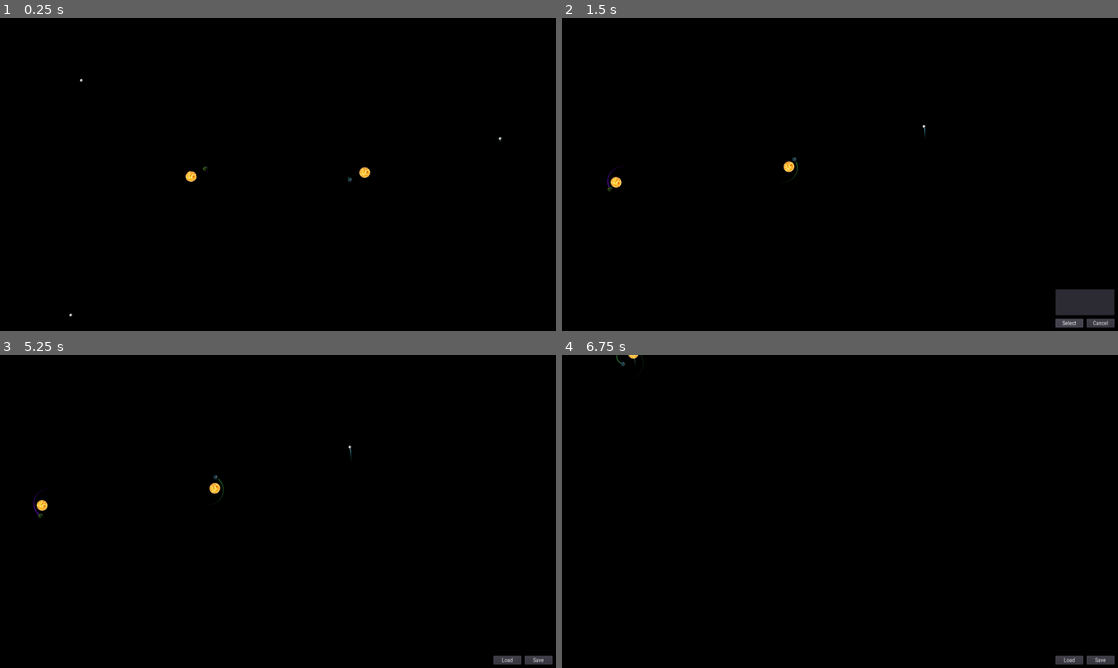
Above: before the commit, frames 1-4 (two rows, left to right).
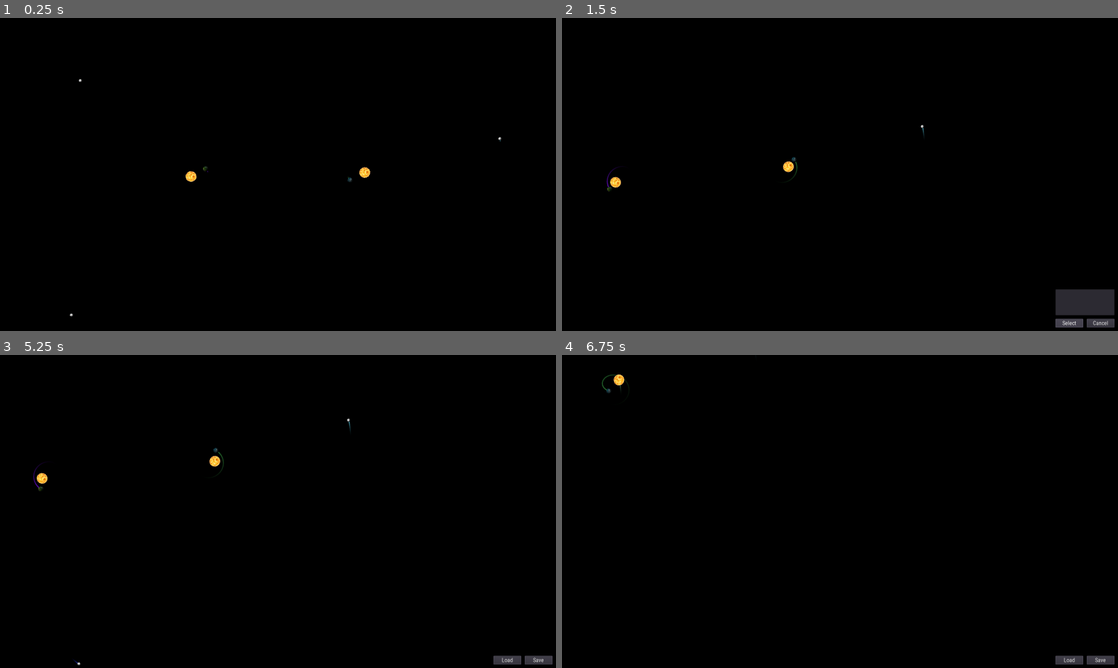
Above: after the commit, the same moments.

Repository: DimalexX/Orbits
Game: Godot game, scene res://Planets.tscn
The game is run twice, just before and just after one commit, with the same random seed, the same clock (stepped at 60 frames per second) and the same inputs.
Inputs (mouse positions are in pixels of both pictures, inside the frame that each line leads up to):
- Up to frame 1 (0.25 s): no input
- Up to frame 2 (1.5 s): tap Enter at 0.5 s; move the mouse to (962, 158) at 0.52 s; hold Right (ui_right) 0.53-1.25 s; tap Space (ui_select) at 0.6, 0.77, 1.07 s; click (962, 158) at 0.67 s; click "Load" at 1.25 s
- Up to frame 3 (5.25 s): click "Cancel" at 2 s; click "Save" at 2.75 s; click (522, 646) at 3.52 s; type "12" at 3.6 s; click "Save" at 4.25 s; tap Space (ui_select) at 5, 5.1 s; move the mouse to (166, 527) at 5.02 s; hold Down (ui_down) from 5.03 s (still down); click (166, 527) at 5.17 s
- Up to frame 4 (6.75 s): tap Space (ui_select) at 5.27, 5.57, 5.85, 6.6 s; move the mouse to (895, 442) at 5.77 s; release Down (ui_down) at 5.78 s; hold Right (ui_right) 5.78-6.53 s; click (895, 442) at 5.92 s; move the mouse to (812, 574) at 6.52 s; hold Up (ui_up) from 6.53 s (still down); click (812, 574) at 6.67 s

The runs differ from the first frame. In frame 1, less than 0.1% of the frame differs, in the area x 12-91%, y 19-96%; in frame 2, 0.1%; in frame 3, 0.4%, in the area x 6-64%, y 20-100%; in frame 4, 0.1%.

Commit message:
Добавление, удаление планет

Diff:
--- a/Buttons.tscn
+++ b/Buttons.tscn
@@ -17,7 +17,7 @@
 [node name="Load" type="Button" parent="."]
 margin_right = 80.0
 margin_bottom = 25.0
-rect_min_size = Vector2( 80, 24 )
+rect_min_size = Vector2( 80, 25 )
 focus_mode = 1
 enabled_focus_mode = 1
 text = "Load"
@@ -26,7 +26,7 @@
 margin_left = 90.0
 margin_right = 170.0
 margin_bottom = 25.0
-rect_min_size = Vector2( 80, 24 )
+rect_min_size = Vector2( 80, 25 )
 focus_mode = 1
 enabled_focus_mode = 1
 text = "Save"
--- /dev/null
+++ b/EditPlanetMenu.tscn
@@ -0,0 +1,37 @@
+[gd_scene format=2]
+
+[node name="EditPlanetMenu" type="Control"]
+
+[node name="VBoxContainer" type="VBoxContainer" parent="."]
+margin_left = 10.0
+margin_top = 10.0
+margin_right = -10.0
+margin_bottom = -10.0
+alignment = 1
+
+[node name="BNew" type="Button" parent="VBoxContainer"]
+margin_right = 80.0
+margin_bottom = 25.0
+rect_min_size = Vector2( 80, 25 )
+text = "New"
+
+[node name="BEdit" type="Button" parent="VBoxContainer"]
+margin_top = 29.0
+margin_right = 80.0
+margin_bottom = 54.0
+rect_min_size = Vector2( 80, 25 )
+text = "Edit"
+
+[node name="BDelete" type="Button" parent="VBoxContainer"]
+margin_top = 58.0
+margin_right = 80.0
+margin_bottom = 83.0
+rect_min_size = Vector2( 80, 25 )
+text = "Delete"
+
+[node name="BCancel" type="Button" parent="VBoxContainer"]
+margin_top = 87.0
+margin_right = 80.0
+margin_bottom = 112.0
+rect_min_size = Vector2( 80, 25 )
+text = "Cancel"
--- a/Planets.gd
+++ b/Planets.gd
@@ -5,7 +5,7 @@
 const RND_GEN_ASTEROIDS_SOL_DIST = 400
 const RND_GEN_ASTEROIDS_MIN_SPEED = 30
 const RND_GEN_ASTEROIDS_MAX_SPEED = 50
-const RND_GEN_ASTEROIDS_ANGLE = 1
+const RND_GEN_ASTEROIDS_ANGLE = .5
 const RND_GEN_ASTEROIDS_MIN_MASS = .01
 const RND_GEN_ASTEROIDS_MAX_MASS = 1
 const CAM_ZOOM_SPEED = 0.1
@@ -26,6 +26,11 @@
 
 onready var file_name_edit: Control = $UI/VBoxContainer/HBoxContainer/FileNameEdit
 onready var file_name_line_edit: LineEdit = $UI/VBoxContainer/HBoxContainer/FileNameEdit/VBoxContainer/LineEdit
+
+onready var edit_planet_menu: Control = $UI/EditPlanetMenu
+onready var b_new: Button = $UI/EditPlanetMenu/VBoxContainer/BNew
+onready var b_edit: Button = $UI/EditPlanetMenu/VBoxContainer/BEdit
+onready var b_delete: Button = $UI/EditPlanetMenu/VBoxContainer/BDelete
 
 onready var buttons: HBoxContainer = $UI/VBoxContainer/HBoxContainer/Buttons
 
@@ -39,39 +44,46 @@
 var planets = []
 var selected_planet = null
 var cam_move: Vector2 = Vector2.ZERO
-var rm_pressed = false
+var lm_pressed = false
 var paused = false
 var info_timer: float = 0
 var dialog_on_screen: bool = false
+var edit_dialog_on_screen: bool = false
 
 
 func _ready():
 	randomize()
+	planets = get_tree().get_nodes_in_group("Planet")
 	generate_asteroids(5)
-	planets = get_tree().get_nodes_in_group("Planet")
-	sort_planets()
 	sol_camera.global_position = calc_mass_center()
 	sol_camera.smoothing_enabled = true
 	OS.min_window_size = Vector2(500, 400)
 
 
 func generate_asteroids(num: int):
-	var p
-	var v: Vector2
+	var coord: Vector2
+	var vel: Vector2
 	for _i in num:
-		p = PLANET.instance()
-		v = Vector2(rand_range(-RND_GEN_ASTEROIDS_X, RND_GEN_ASTEROIDS_X),
+		coord = Vector2(rand_range(-RND_GEN_ASTEROIDS_X, RND_GEN_ASTEROIDS_X),
 					rand_range(-RND_GEN_ASTEROIDS_Y, RND_GEN_ASTEROIDS_Y))
-		while v.distance_to(Vector2.ZERO) < RND_GEN_ASTEROIDS_SOL_DIST:
-			v = Vector2(rand_range(-RND_GEN_ASTEROIDS_X, RND_GEN_ASTEROIDS_X),
+		while coord.distance_to(Vector2.ZERO) < RND_GEN_ASTEROIDS_SOL_DIST:
+			coord = Vector2(rand_range(-RND_GEN_ASTEROIDS_X, RND_GEN_ASTEROIDS_X),
 						rand_range(-RND_GEN_ASTEROIDS_Y, RND_GEN_ASTEROIDS_Y))
-		p.transform.origin = v
-		v = Vector2(rand_range(RND_GEN_ASTEROIDS_MIN_SPEED, RND_GEN_ASTEROIDS_MAX_SPEED), 0).rotated(
-			v.angle_to_point(Vector2.ZERO) - rand_range(PI/2 - RND_GEN_ASTEROIDS_ANGLE, PI/2 + RND_GEN_ASTEROIDS_ANGLE))
-		p.linear_velocity = v
-		p.mass = rand_range(RND_GEN_ASTEROIDS_MIN_MASS, RND_GEN_ASTEROIDS_MAX_MASS)
-		p.get_node("Sprite").scale *= .3
-		planets_parent.add_child(p)
+		vel = Vector2(rand_range(RND_GEN_ASTEROIDS_MIN_SPEED, RND_GEN_ASTEROIDS_MAX_SPEED), 0).rotated(
+			coord.angle_to_point(Vector2.ZERO) - rand_range(PI/2 - RND_GEN_ASTEROIDS_ANGLE, PI/2 + RND_GEN_ASTEROIDS_ANGLE))
+		add_planet(coord, vel, rand_range(RND_GEN_ASTEROIDS_MIN_MASS, RND_GEN_ASTEROIDS_MAX_MASS))
+
+
+func add_planet(coord: Vector2, lin_vel: Vector2 = Vector2.ZERO, m: float = 1):
+	var p = PLANET.instance()
+	p.transform.origin = coord
+	p.linear_velocity = lin_vel
+	p.mass = m
+	p.get_node("Sprite").scale *= .3
+	planets_parent.add_child(p)
+	planets.append(p)
+	sort_planets()
+	return p
 
 
 func _process(delta):
@@ -79,19 +91,20 @@
 	if info_timer >= INFO_TIMER:
 		info_timer -= INFO_TIMER
 		update_info(false)
-	cam_move = Vector2.ZERO
-	if Input.is_action_pressed("ui_left"):
-		cam_move.x -= CAM_MOVE_SPEED * delta
-	if Input.is_action_pressed("ui_right"):
-		cam_move.x += CAM_MOVE_SPEED * delta
-	if Input.is_action_pressed("ui_up"):
-		cam_move.y -= CAM_MOVE_SPEED * delta
-	if Input.is_action_pressed("ui_down"):
-		cam_move.y += CAM_MOVE_SPEED * delta
-
-	if cam_move.length() > 0:
-		change_cam_parent(self)
-		sol_camera.global_position += cam_move
+	if not edit_dialog_on_screen:
+		cam_move = Vector2.ZERO
+		if Input.is_action_pressed("ui_left"):
+			cam_move.x -= CAM_MOVE_SPEED * delta
+		if Input.is_action_pressed("ui_right"):
+			cam_move.x += CAM_MOVE_SPEED * delta
+		if Input.is_action_pressed("ui_up"):
+			cam_move.y -= CAM_MOVE_SPEED * delta
+		if Input.is_action_pressed("ui_down"):
+			cam_move.y += CAM_MOVE_SPEED * delta
+
+		if cam_move.length() > 0:
+			change_cam_parent(self)
+			sol_camera.global_position += cam_move
 
 
 func update_info(all_info: bool):
@@ -123,19 +136,20 @@
 
 func sort_planets():
 	planets.sort_custom(self, "sort_by_mass")
+#	print(planets)
 	for p in planets:
 		p.set_other_planets(planets)
 
 
 func delete_planet(planet):
-	if planet == planets[0]: return
+#	if planet == planets[0]: return
 	planets.erase(planet)
-	sort_planets()
 	if sol_camera.get_parent() == planet:
 		change_cam_parent(self)
 		sol_camera.global_position = calc_mass_center()
 	planet.l2d.queue_free()
 	planet.queue_free()
+	sort_planets()
 
 
 func change_cam_parent(new_parent):
@@ -163,7 +177,7 @@
 
 func _unhandled_input(event: InputEvent) -> void:
 	# scale change wheel control
-	if event is InputEventMouseButton:
+	if event is InputEventMouseButton and not edit_dialog_on_screen:
 		match event.button_index:
 			BUTTON_WHEEL_DOWN:
 				if !event.pressed:
@@ -175,20 +189,24 @@
 				var new_zoom = max(sol_camera.zoom.x - CAM_ZOOM_SPEED, 0.5)
 				sol_camera.zoom = Vector2.ONE * new_zoom
 			BUTTON_LEFT:
-				if !event.pressed:
-					change_cam_parent(get_planet_XY(get_global_mouse_position()))
-			BUTTON_RIGHT:
 				if event.pressed:
-					rm_pressed = true
+					lm_pressed = true
 					sol_camera.smoothing_enabled = false
 				else:
-					rm_pressed = false
+					change_cam_parent(get_planet_XY(get_global_mouse_position()))
+					lm_pressed = false
 					sol_camera.smoothing_enabled = true
-	elif event is InputEventMouseMotion and rm_pressed:
+			BUTTON_RIGHT:
+				if event.pressed and paused:
+					click_position = get_global_mouse_position()
+					var pl = get_planet_XY(click_position)
+					if pl: change_cam_parent(pl)
+					show_edit_planet_menu(pl, get_viewport().get_mouse_position())
+	elif event is InputEventMouseMotion and lm_pressed:
 		change_cam_parent(self)
 		sol_camera.global_position -= event.relative * sol_camera.zoom.x
-	elif event is InputEventKey:
-		if event.is_action_released("ui_select") and not dialog_on_screen:
+	elif event is InputEventKey and not dialog_on_screen and not edit_dialog_on_screen:
+		if event.is_action_released("ui_select"):
 			change_pause()
 		elif event.is_action_released("ui_home"):
 			change_cam_parent(self)
@@ -211,6 +229,53 @@
 	print("_on_Save_pressed")
 	file_name_line_edit.text = ""
 	show_hide_file_name_edit(true)
+
+
+func show_edit_planet_menu(pl, coord):
+	if pl == null:
+		b_new.show()
+		b_edit.hide()
+		b_delete.hide()
+		edit_planet_menu.rect_position = coord + Vector2(10, 0)
+		edit_planet_menu.show()
+		edit_dialog_on_screen = true
+	else:
+		b_new.hide()
+		b_edit.show()
+		b_delete.show()
+		edit_planet_menu.rect_position = get_viewport_rect().size / 2 + Vector2(10, 0)
+		edit_planet_menu.show()
+		edit_dialog_on_screen = true
+
+
+func hide_edit_planet_menu():
+	edit_planet_menu.hide()
+	edit_dialog_on_screen = false
+
+
+func _on_BCancel_pressed() -> void:
+	hide_edit_planet_menu()
+
+
+func _on_BDelete_pressed() -> void:
+	delete_planet(selected_planet)
+	hide_edit_planet_menu()
+
+var click_position: Vector2 = Vector2.ZERO
+func _on_BNew_pressed() -> void:
+#	print(edit_planet_menu.get_canvas_transform())
+#	print(edit_planet_menu.get_global_rect())
+#	print(edit_planet_menu.get_global_transform())
+#	print(edit_planet_menu.get_global_transform_with_canvas())
+#	print(edit_planet_menu.get_rect())
+#	print(edit_planet_menu.get_transform())
+#	print(edit_planet_menu.get_viewport_transform())
+#	print(edit_planet_menu.rect_global_position)
+#	print(sol_camera.global_position)
+#	change_cam_parent(add_planet($UI.transform * edit_planet_menu.rect_global_position))
+	change_cam_parent(add_planet(click_position))
+	hide_edit_planet_menu()
+#	show_edit_dialog()
 
 
 func show_hide_file_list(_show):
--- a/Planets.tscn
+++ b/Planets.tscn
@@ -9,6 +9,7 @@
 [ext_resource path="res://IMG/P03.png" type="Texture" id=7]
 [ext_resource path="res://FileLIst.tscn" type="PackedScene" id=8]
 [ext_resource path="res://FileNameEdit.tscn" type="PackedScene" id=9]
+[ext_resource path="res://EditPlanetMenu.tscn" type="PackedScene" id=10]
 
 [node name="Orbits" type="Node2D"]
 pause_mode = 2
@@ -83,6 +84,13 @@
 margin_right = 1580.0
 margin_bottom = 32.0
 
+[node name="EditPlanetMenu" parent="UI" instance=ExtResource( 10 )]
+visible = false
+margin_left = 800.0
+margin_top = 400.0
+margin_right = 800.0
+margin_bottom = 400.0
+
 [node name="Planets" type="Node" parent="."]
 
 [node name="Sol" parent="Planets" instance=ExtResource( 2 )]
@@ -134,12 +142,16 @@
 [connection signal="pressed" from="UI/VBoxContainer/HBoxContainer/FileNameEdit/VBoxContainer/Buttons/Save" to="." method="_on_Save_Cancel_pressed"]
 [connection signal="pressed" from="UI/VBoxContainer/HBoxContainer/Buttons/Load" to="." method="_on_Load_pressed"]
 [connection signal="pressed" from="UI/VBoxContainer/HBoxContainer/Buttons/Save" to="." method="_on_Save_pressed"]
+[connection signal="pressed" from="UI/EditPlanetMenu/VBoxContainer/BNew" to="." method="_on_BNew_pressed"]
+[connection signal="pressed" from="UI/EditPlanetMenu/VBoxContainer/BDelete" to="." method="_on_BDelete_pressed"]
+[connection signal="pressed" from="UI/EditPlanetMenu/VBoxContainer/BCancel" to="." method="_on_BCancel_pressed"]
 
 [editable path="UI/VBoxContainer/HBoxContainer/FileLIst"]
 [editable path="UI/VBoxContainer/HBoxContainer/FileLIst/VBoxContainer/Buttons"]
 [editable path="UI/VBoxContainer/HBoxContainer/FileNameEdit"]
 [editable path="UI/VBoxContainer/HBoxContainer/FileNameEdit/VBoxContainer/Buttons"]
 [editable path="UI/VBoxContainer/HBoxContainer/Buttons"]
+[editable path="UI/EditPlanetMenu"]
 [editable path="Planets/Sol"]
 [editable path="Planets/Sol2"]
 [editable path="Planets/Planet"]
--- a/project.godot
+++ b/project.godot
@@ -114,6 +114,11 @@
 , Object(InputEventKey,"resource_local_to_scene":false,"resource_name":"","device":0,"alt":false,"shift":false,"control":false,"meta":false,"command":false,"pressed":false,"scancode":83,"physical_scancode":0,"unicode":0,"echo":false,"script":null)
  ]
 }
+rm_press={
+"deadzone": 0.5,
+"events": [ Object(InputEventMouseButton,"resource_local_to_scene":false,"resource_name":"","device":0,"alt":false,"shift":false,"control":false,"meta":false,"command":false,"button_mask":0,"position":Vector2( 0, 0 ),"global_position":Vector2( 0, 0 ),"factor":1.0,"button_index":2,"pressed":false,"doubleclick":false,"script":null)
+ ]
+}
 
 [physics]
 
Not shown: 1 places in Planets.tscn that only renumber resources
Not shown, changed: todo.txt
